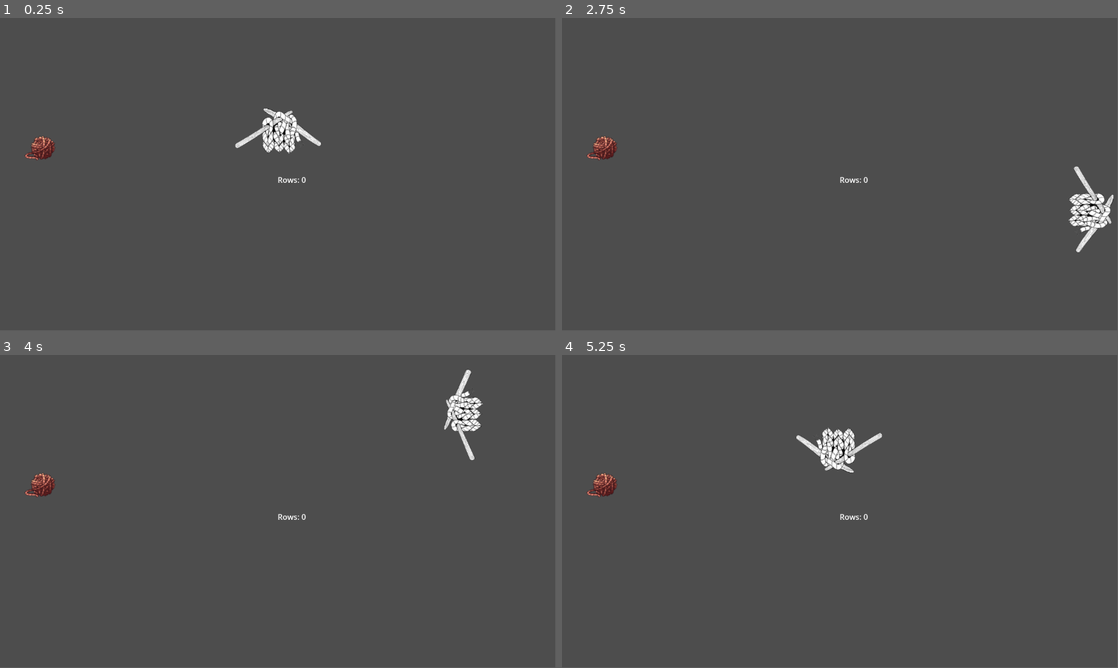
Above: before the commit, frames 1-4 (two rows, left to right).
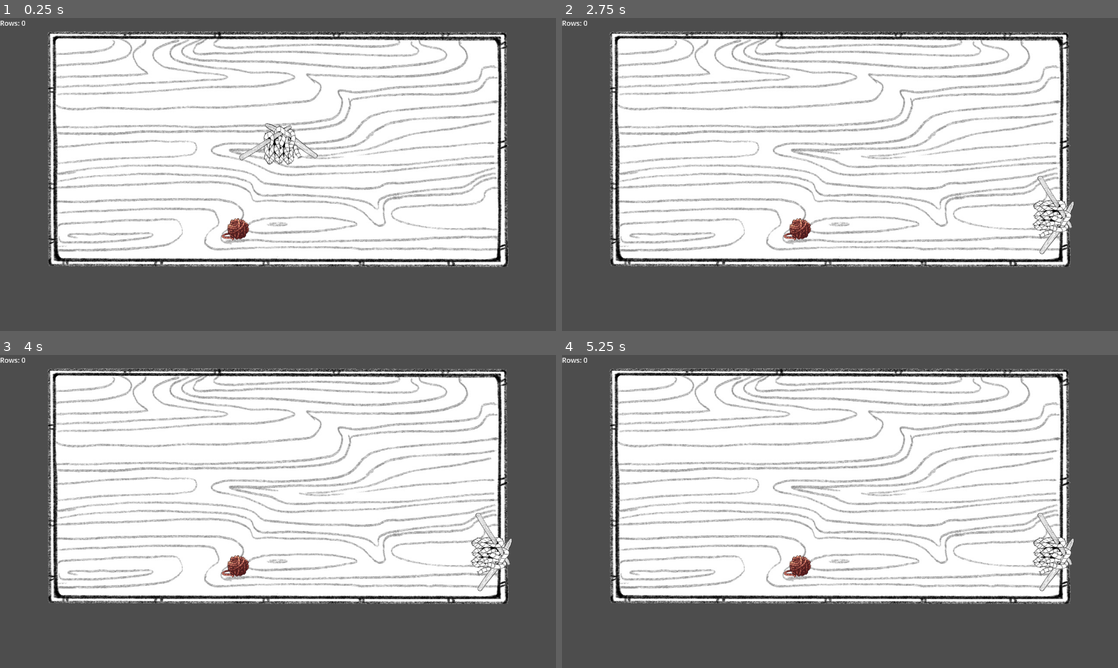
Above: after the commit, the same moments.

Repository: magaly3118/Serpentwine
Game: Godot game, scene res://Scenes/level.tscn
Two runs of this game, one before a commit and one after it. Both use one fixed random seed, a clock stepped at 60 frames per second and the inputs below.
Inputs:
- Up to frame 1 (0.25 s): no input
- Up to frame 2 (2.75 s): hold Right (ui_right) 0.53-1.28 s; hold Down (ui_down) 1.28-2.03 s; hold Right (ui_right) from 2.03 s (still down)
- Up to frame 3 (4 s): release Right (ui_right) at 2.78 s; hold Up (ui_up) 2.78-3.53 s; hold Left (ui_left) from 3.53 s (still down)
- Up to frame 4 (5.25 s): release Left (ui_left) at 5.03 s; hold Down (ui_down) from 5.03 s (still down)
In our replay, the window is 799x449 before the commit and 800x450 after it. These sizes can differ from the game's own. Grey fills any space a smaller window leaves; there, only what the larger window draws over its background counts as a difference.

The runs differ from the first frame. In frame 1, 60% of the frame differs, in the area x 0-92%, y 0-80%; in frame 2, 61%, in the area x 0-100%, y 0-80%; in frame 3, 60%; in frame 4, 60%.

Commit message:
added specific gameplay area
used unfinished gameplay area background art

Diff:
--- a/Knit-prototype/Scenes/level.tscn
+++ b/Knit-prototype/Scenes/level.tscn
@@ -1,8 +1,9 @@
-[gd_scene load_steps=6 format=3 uid="uid://bdedkl07sgvw3"]
+[gd_scene load_steps=7 format=3 uid="uid://bdedkl07sgvw3"]
 
 [ext_resource type="Script" path="res://Scripts/level.gd" id="1_l4i4k"]
 [ext_resource type="PackedScene" uid="uid://dtgoqskqwm3vw" path="res://Scenes/scarf.tscn" id="2_qbr5s"]
 [ext_resource type="Script" path="res://Scripts/bound.gd" id="3_f6gnd"]
+[ext_resource type="Texture2D" uid="uid://bpk5x5jg05105" path="res://TestingAssets/test_gameplay_bg.png" id="4_duagb"]
 
 [sub_resource type="RectangleShape2D" id="RectangleShape2D_7btrs"]
 size = Vector2(1244, 37)
@@ -13,44 +14,56 @@
 [node name="level" type="Node2D" groups=["main"]]
 script = ExtResource("1_l4i4k")
 
-[node name="scarf" parent="." instance=ExtResource("2_qbr5s")]
+[node name="VBoxContainer" type="VBoxContainer" parent="."]
+offset_right = 1280.0
+offset_bottom = 720.0
 
-[node name="Camera2D" type="Camera2D" parent="."]
+[node name="gameplay_bg" type="Sprite2D" parent="VBoxContainer"]
+position = Vector2(108.5, 30)
+texture = ExtResource("4_duagb")
+centered = false
+
+[node name="VBoxContainer" type="VBoxContainer" parent="VBoxContainer"]
+layout_mode = 2
+alignment = 2
+
+[node name="score_lable" type="Label" parent="VBoxContainer/VBoxContainer"]
+layout_mode = 2
 
 [node name="TopBound" type="Area2D" parent="."]
-position = Vector2(0, -330)
+position = Vector2(640, 28)
 script = ExtResource("3_f6gnd")
 
 [node name="TopCollision" type="CollisionShape2D" parent="TopBound"]
 shape = SubResource("RectangleShape2D_7btrs")
 
 [node name="BotBound" type="Area2D" parent="."]
-position = Vector2(0, 350)
+position = Vector2(640, 576)
 script = ExtResource("3_f6gnd")
 
 [node name="BotCollision" type="CollisionShape2D" parent="BotBound"]
 shape = SubResource("RectangleShape2D_7btrs")
 
 [node name="LeftBound" type="Area2D" parent="."]
-position = Vector2(-600, 0)
+position = Vector2(107, 300)
 script = ExtResource("3_f6gnd")
 
 [node name="LeftCollision" type="CollisionShape2D" parent="LeftBound"]
 shape = SubResource("RectangleShape2D_n1ele")
 
 [node name="RightBound" type="Area2D" parent="."]
-position = Vector2(600, 0)
+position = Vector2(1170, 300)
 script = ExtResource("3_f6gnd")
 
 [node name="RightCollision" type="CollisionShape2D" parent="RightBound"]
 shape = SubResource("RectangleShape2D_n1ele")
 
-[node name="VBoxContainer" type="VBoxContainer" parent="."]
-offset_right = 40.0
-offset_bottom = 40.0
+[node name="scarf" parent="." instance=ExtResource("2_qbr5s")]
+position = Vector2(640, 380)
 
-[node name="score_lable" type="Label" parent="VBoxContainer"]
-layout_mode = 2
+[node name="Camera2D" type="Camera2D" parent="."]
+visible = false
+anchor_mode = 0
 
 [connection signal="area_entered" from="TopBound" to="TopBound" method="_on_area_entered"]
 [connection signal="area_entered" from="BotBound" to="BotBound" method="_on_area_entered"]
--- a/Knit-prototype/Scripts/level.gd
+++ b/Knit-prototype/Scripts/level.gd
@@ -13,8 +13,8 @@
 	# randmizer to pick yarn color
 	# assign corrisponding colored yarn ball asset, maybe make a function for it
 
-	# sets the yarn ball in a random position
-	instance.global_position = Vector2(randi_range(-500,500),randi_range(-250,250))
+	# sets the yarn ball in a random position Vector2(rand_x,rand_y)
+	instance.global_position = Vector2(randi_range(200,1100),randi_range(55,500))
 	# in yarn, connect signal "yarn_used" to calling function spawn_yarn
 	instance.yarn_used.connect(spawn_yarn)
 	# adding a yarn node to level node
@@ -30,7 +30,7 @@
 
 # Called every frame. 'delta' is the elapsed time since the previous frame.
 func _process(delta):
-	$VBoxContainer/score_lable.text = "Rows: " + (str(score))
+	$VBoxContainer/VBoxContainer/score_lable.text = "Rows: " + (str(score))
 
 func end_game():
 	# add end game code!!!
--- a/Knit-prototype/project.godot
+++ b/Knit-prototype/project.godot
@@ -13,3 +13,8 @@
 config/name="KnitPrototype"
 run/main_scene="res://Scenes/level.tscn"
 config/features=PackedStringArray("4.2", "Forward Plus")
+
+[display]
+
+window/size/viewport_width=1280
+window/size/viewport_height=720
Binary file added: Knit-prototype/TestingAssets/test_gameplay_bg.png
Not shown, added: Knit-prototype/TestingAssets/test_gameplay_bg.png.import
